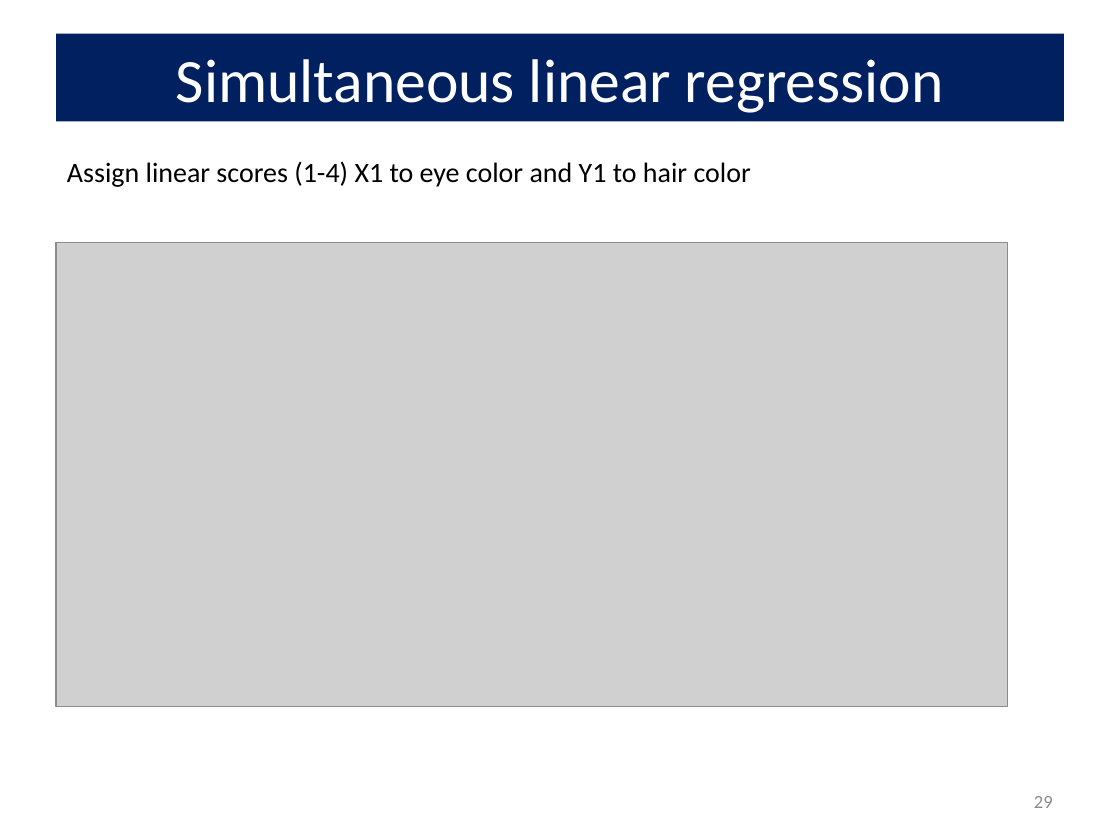
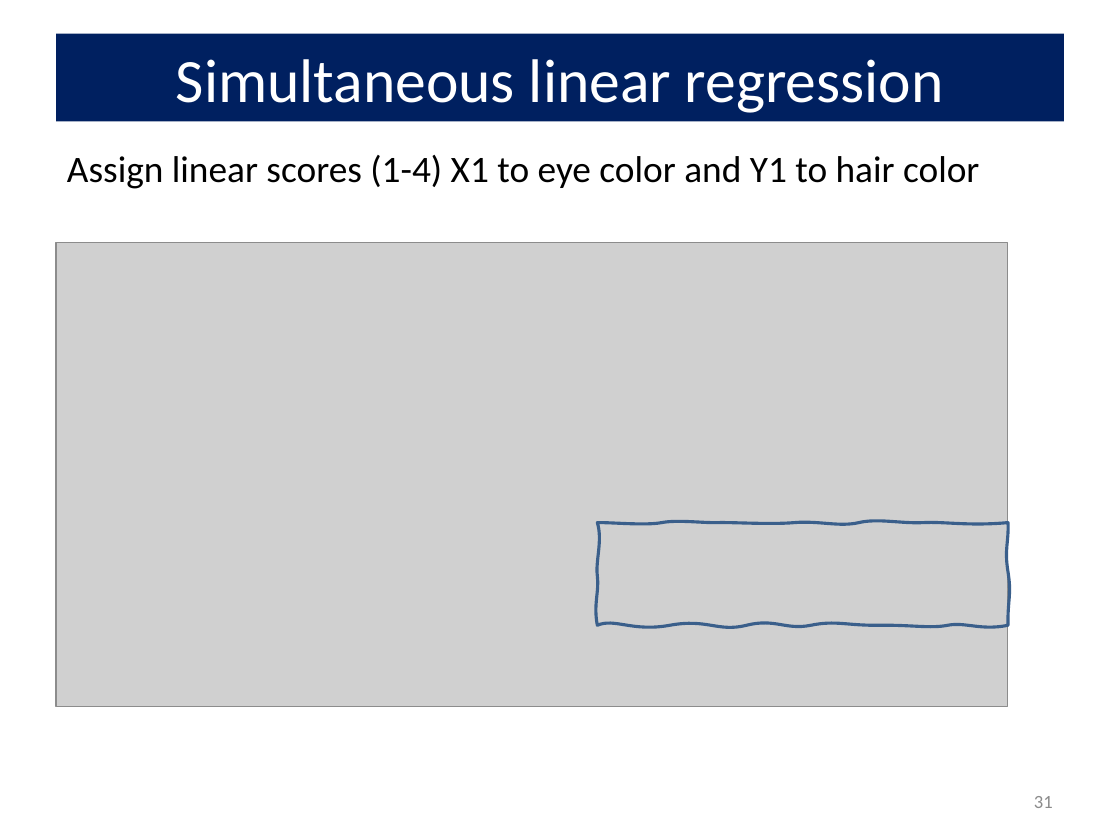
Before and after one commit to friendly/psy6136, a slide deck: slide 31 of docs/lectures/05-Corresp.pptx (slide 29 before the commit). Drawn at 1120x840 pixels with LibreOffice and Linux fonts; fonts in the diff are those of the drawing; grey boxes stand for pictures. Boxes give left, top, right and bottom in pixels: in the first picture for what was removed or moved away, otherwise in the second. Text is boxed around its words. In the diff, an @@ line names an element or a change of style, - is before the commit and + after.

```diff
--- a/docs/lectures/05-Corresp.pptx
+++ b/docs/lectures/05-Corresp.pptx
@@ text "Assign linear scores (1-4) X1 ..." at (67, 155, 979, 189): size 18 to 24 pt @@
@@ freeform shape added at (597, 523, 1008, 626), outline #3A5F8C 2 pt @@
@@ page number at (1034, 796, 1053, 808): text changed @@
-29
+31
```
Also in this commit, not shown: 20 other slides changed, 2 slides added, 14 other files.
